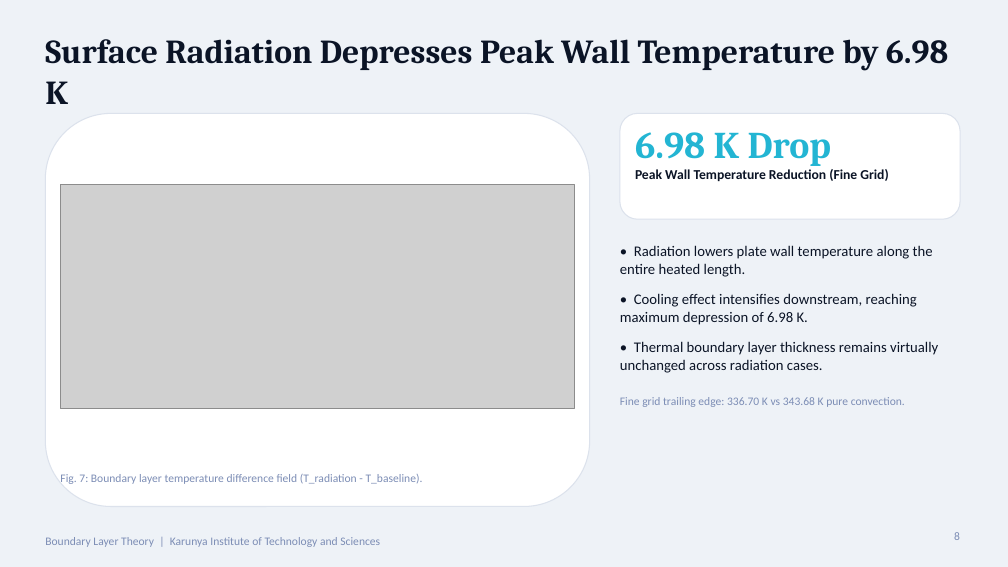
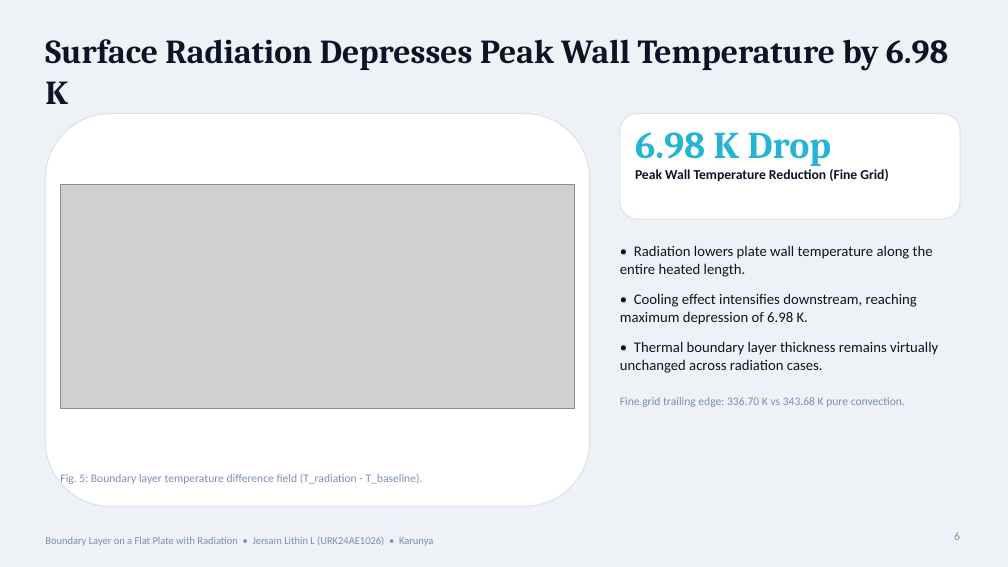
Before and after one commit to Jersam-l/flat-plate-with-radiation-cfd, a slide deck: slide 6 of Flat_Plate_Radiation_CFD_Pitch.pptx (slide 8 before the commit). Drawn at 1008x567 pixels with LibreOffice and Linux fonts; fonts in the diff are those of the drawing; grey boxes stand for pictures. Boxes give left, top, right and bottom in pixels: in the first picture for what was removed or moved away, otherwise in the second. Text is boxed around its words. In the diff, an @@ line names an element or a change of style, - is before the commit and + after.

Commit message:
feat(pitch): minimal 8-slide academic presentation for Jersam Lithin L

```diff
--- a/Flat_Plate_Radiation_CFD_Pitch.pptx
+++ b/Flat_Plate_Radiation_CFD_Pitch.pptx
@@ text at (60,474,423,484): text changed @@
-Fig. 7: Boundary layer temperature difference field (T_radiation - T_baseline).
+Fig. 5: Boundary layer temperature difference field (T_radiation - T_baseline).
@@ text at (45,537,433,546): text changed; size 11 to 10 pt @@
-Boundary Layer Theory | Karunya Institute of Technology and Sciences
+Boundary Layer on a Flat Plate with Radiation • Jersam Lithin L (URK24AE1026) • Karunya
```
Also in this commit, not shown: 7 other slides changed, 6 slides removed, 25 other files.
